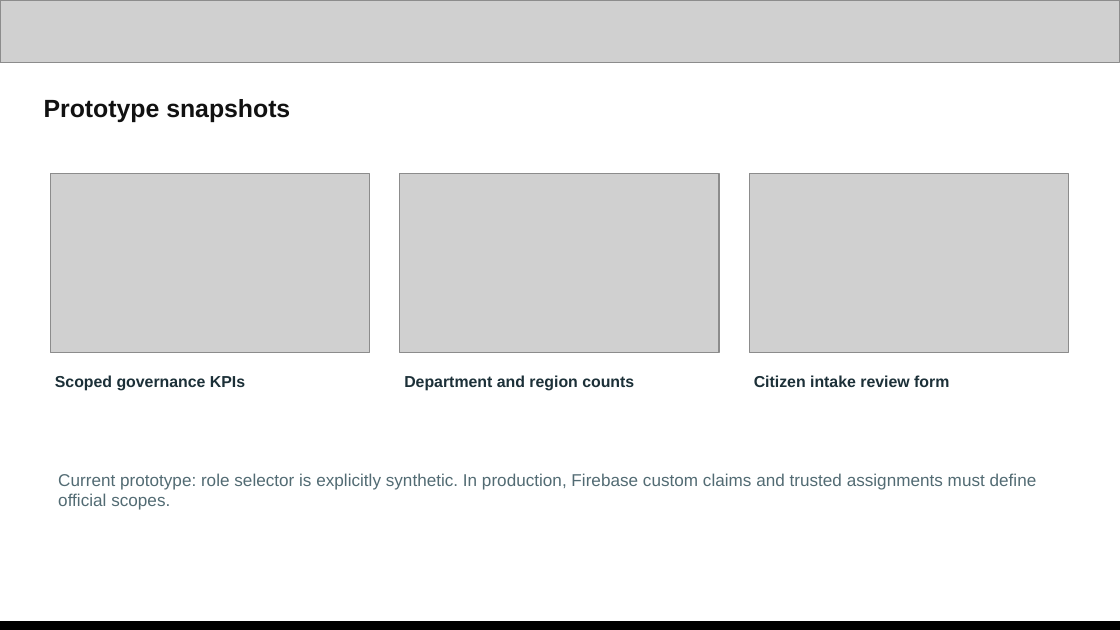
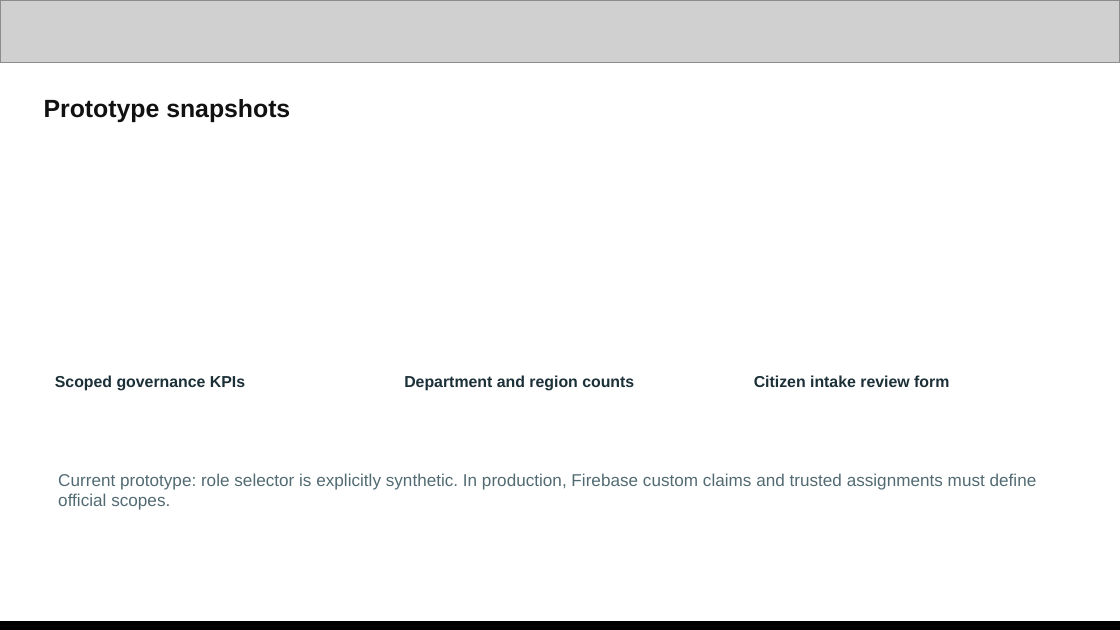
Before and after one commit to MohithGowda/ai_builder_cup_samanvAI, a slide deck: slide 11 of Google-AI-Builder/media/presentation/SamanvAI_AI_Builder_Cup_Submission.pptx. Drawn at 1120x630 pixels with LibreOffice and Linux fonts; fonts in the diff are those of the drawing; grey boxes stand for pictures. Boxes give left, top, right and bottom in pixels: in the first picture for what was removed or moved away, otherwise in the second. Text is boxed around its words. In the diff, an @@ line names an element or a change of style, - is before the commit and + after.

```diff
--- a/Google-AI-Builder/media/presentation/SamanvAI_AI_Builder_Cup_Submission.pptx
+++ b/Google-AI-Builder/media/presentation/SamanvAI_AI_Builder_Cup_Submission.pptx
@@ picture removed at bbox=[50, 174, 370, 353] @@
@@ picture removed at bbox=[400, 174, 719, 353] @@
@@ picture removed at bbox=[749, 174, 1068, 353] @@
```
Also in this commit, not shown: 5 other slides changed, 4 other files.
